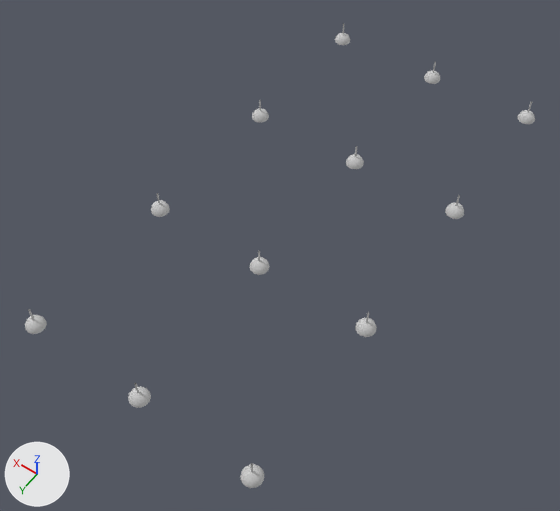
A saved change to the OBJ model Assets/Meshes/Lights.obj.
The view is the same before and after, from a 50 mm camera at (-836.0, 1571.0, 2140.0) aimed at (-4.0, 406.0, 310.0). Lighting does not change. The marker at lower left points along +X, +Y and +Z. Where no turn or scale is listed for an object, it has been applied to the vertices.

The first picture shows 'Lights'.
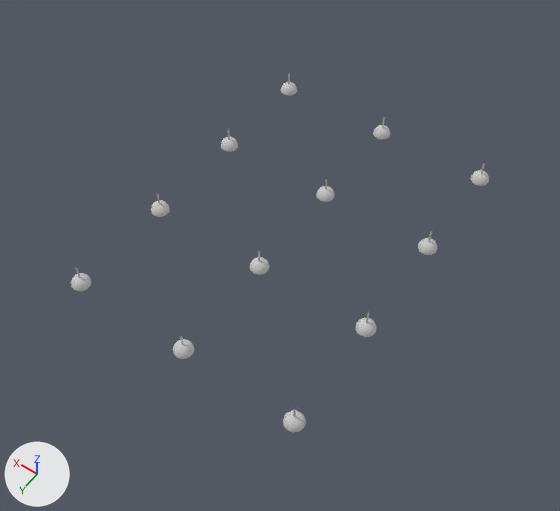
Edits to the bpy script that builds the scene:
```text
Change me_lights:
    where me_lights.from_pydata(...)  # 1356 vertices, 1344 faces; spans x -392.0..394.0, y -537.0..1050.0, z 370.0..442.0
    used by ob_lights; location = (0.0, 0.0, 0.0)
    me_lights part 1: the loose piece of 113 vertices spanning x -36.0..20.0, y -537.0..-479.0, z 370.0..442.0 is moved by (0.0, 343.0, 0.0)
    me_lights part 2: the loose piece of 113 vertices spanning x -36.0..20.0, y -27.0..31.0, z 370.0..442.0 is moved by (0.0, 169.0, 0.0)
    me_lights part 3: the loose piece of 113 vertices spanning x -36.0..20.0, y 993.0..1050.0, z 370.0..442.0 is moved by (0.0, -173.0, 0.0)
    me_lights part 4: the loose piece of 113 vertices spanning x 338.0..394.0, y -537.0..-479.0, z 370.0..442.0 is moved by (0.0, 343.0, 0.0)
    me_lights part 5: the loose piece of 113 vertices spanning x 338.0..394.0, y -27.0..31.0, z 370.0..442.0 is moved by (0.0, 169.0, 0.0)
    me_lights part 6: the loose piece of 113 vertices spanning x 338.0..394.0, y 993.0..1050.0, z 370.0..442.0 is moved by (0.0, -173.0, 0.0)
    me_lights part 7: the loose piece of 113 vertices spanning x -392.0..-336.0, y -537.0..-479.0, z 370.0..442.0 is moved by (0.0, 343.0, 0.0)
    me_lights part 8: the loose piece of 113 vertices spanning x -392.0..-336.0, y -27.0..31.0, z 370.0..442.0 is moved by (0.0, 169.0, 0.0)
    me_lights part 9: the loose piece of 113 vertices spanning x -392.0..-336.0, y 993.0..1050.0, z 370.0..442.0 is moved by (0.0, -173.0, 0.0)
```

Boxes [x1, y1, x2, y2] around the edits, measured in the pictures (560 x 511 px; the box of a moved part takes in the faces that stretch with it):
'Lights', reshaped (18% narrower, 23% shorter): before [25, 23, 535, 488]; after [71, 73, 489, 432]
part 1 of me_lights, moved or reshaped: before [424, 62, 440, 84]; after [373, 117, 390, 139]
part 2 of me_lights, moved or reshaped: before [346, 146, 364, 169]; after [316, 178, 335, 202]
part 3 of me_lights, moved or reshaped: before [128, 383, 151, 408]; after [173, 334, 194, 359]
part 4 of me_lights, moved or reshaped: before [335, 23, 350, 45]; after [281, 73, 297, 96]
part 5 of me_lights, moved or reshaped: before [252, 100, 269, 123]; after [221, 128, 238, 152]
part 6 of me_lights, moved or reshaped: before [25, 309, 47, 334]; after [71, 267, 92, 291]
part 7 of me_lights, moved or reshaped: before [518, 102, 535, 124]; after [471, 162, 489, 186]
part 8 of me_lights, moved or reshaped: before [445, 195, 464, 219]; after [418, 231, 437, 255]
part 9 of me_lights, moved or reshaped: before [240, 463, 264, 488]; after [283, 407, 306, 432]
